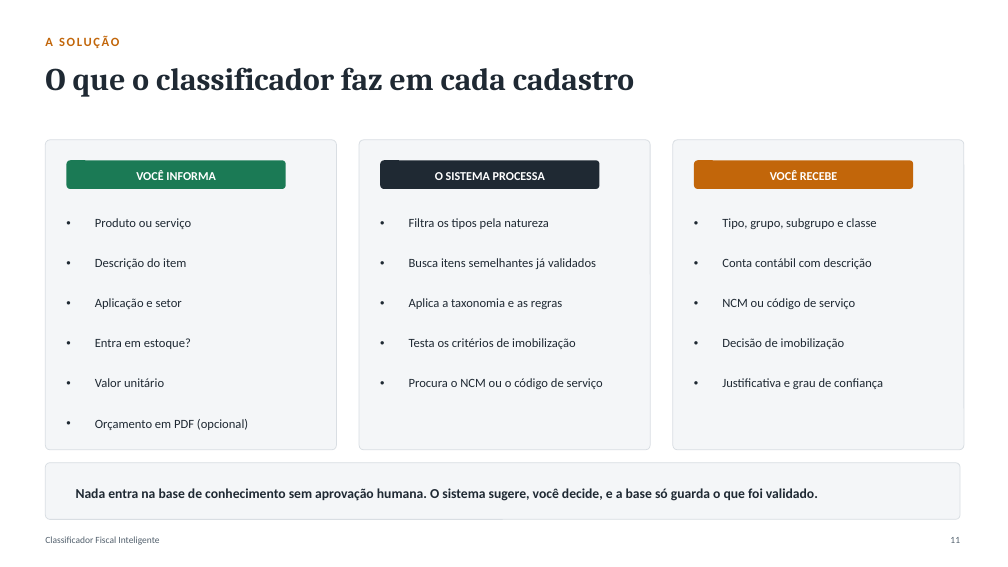
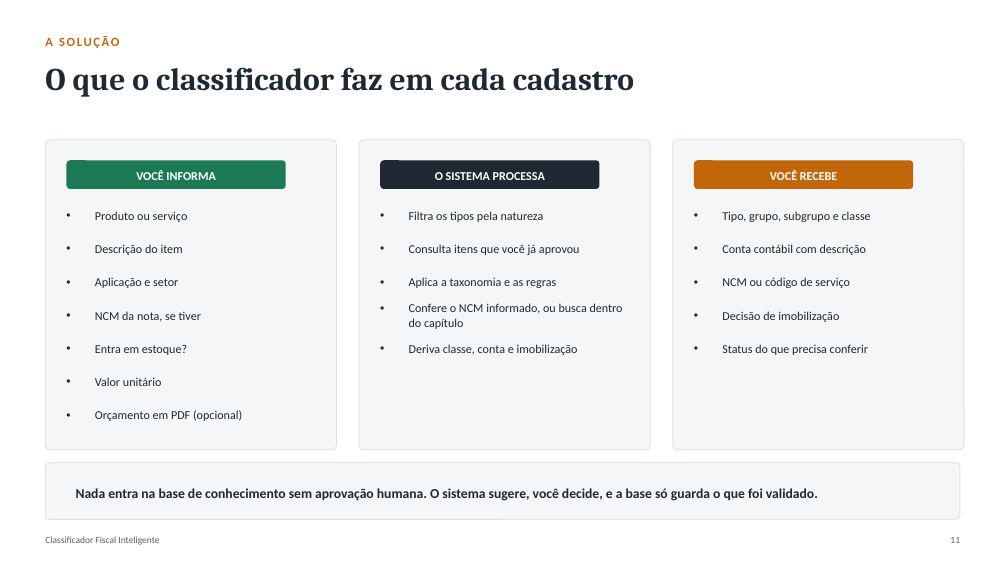
Before and after one commit to hugovgnogueira-bot/classificador-fiscal, a slide deck: slide 11 of docs/cadastro_de_itens.pptx. Drawn at 1008x567 pixels with LibreOffice and Linux fonts; fonts in the diff are those of the drawing. Boxes give left, top, right and bottom in pixels: in the first picture for what was removed or moved away, otherwise in the second. Text is boxed around its words. In the diff, an @@ line names an element or a change of style, - is before the commit and + after.

```diff
--- a/docs/cadastro_de_itens.pptx
+++ b/docs/cadastro_de_itens.pptx
@@ text "Descrição do item": place and size @@
-text "Descrição do item" at <box>95,258,186,269</box>
+text "Descrição do item" at <box>95,244,183,255</box>
@@ text "Conta contábil com descrição": place and size @@
-text "Conta contábil com descrição" at <box>722,258,872,269</box>
+text "Conta contábil com descrição" at <box>722,244,866,255</box>
@@ 3 texts: place and size @@
-3 texts at <box>95,298,855,309</box>
+3 texts at <box>95,277,850,288</box>
@@ text at <box>409,244,580,255</box>: text changed; size 12 to 11.5 pt @@
-• Busca itens semelhantes já validados
+• Consulta itens que você já aprovou
@@ size 12 to 11.5 pt in 12 elements at <box>95,377,162,386</box>, <box>95,344,187,355</box>, <box>95,211,188,222</box>, <box>409,211,544,222</box>, <box>722,211,871,222</box>, <box>95,410,242,421</box>, <box>95,244,183,255</box>, <box>722,244,866,255</box>, <box>722,277,850,288</box>, <box>95,277,178,288</box>, <box>409,277,556,288</box>, <box>722,311,839,322</box> @@
@@ text "Decisão de imobilização": place and size @@
-text "Decisão de imobilização" at <box>722,338,845,349</box>
+text "Decisão de imobilização" at <box>722,311,839,322</box>
@@ text added at <box>95,311,201,322</box>, 11.5 pt, text #1F2933 @@
+• NCM da nota, se tiver
@@ text added at <box>409,303,623,329</box>, 11.5 pt, text #1F2933 @@
+• Confere o NCM informado, ou busca dentro do capítulo
@@ text at <box>409,344,578,355</box>: text changed; size 12 to 11.5 pt @@
-• Testa os critérios de imobilização
+• Deriva classe, conta e imobilização
@@ text added at <box>722,344,868,355</box>, 11.5 pt, text #1F2933 @@
+• Status do que precisa conferir
@@ text removed at <box>409,378,603,389</box> @@
-• Procura o NCM ou o código de serviço
@@ text removed at <box>722,378,883,389</box> @@
-• Justificativa e grau de confiança
@@ text "Orçamento em PDF (opcional)": place and size @@
-text "Orçamento em PDF (opcional)" at <box>95,419,248,430</box>
+text "Orçamento em PDF (opcional)" at <box>95,410,242,421</box>
```
Also in this commit, not shown: 1 other slide changed, 1 slide added.
